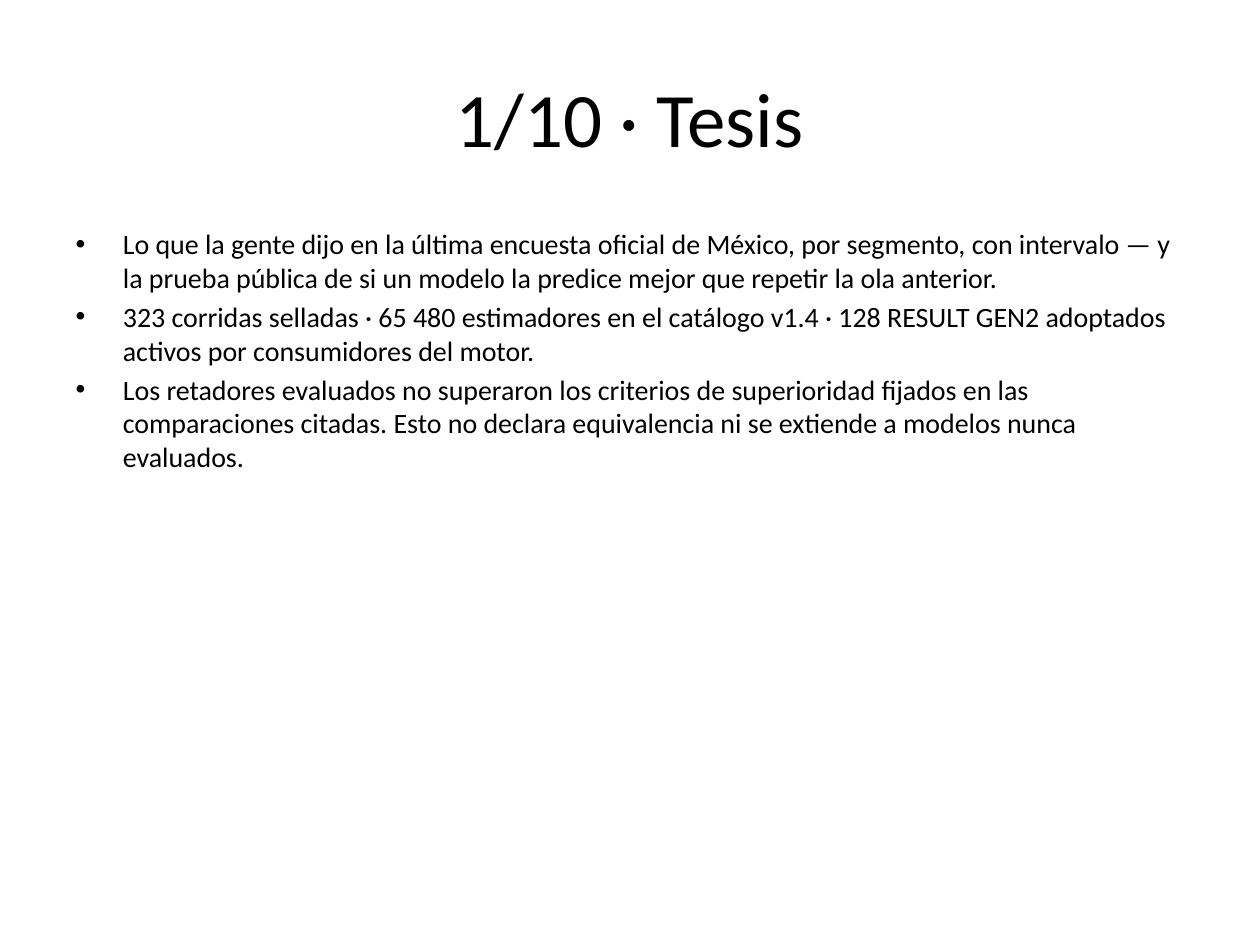
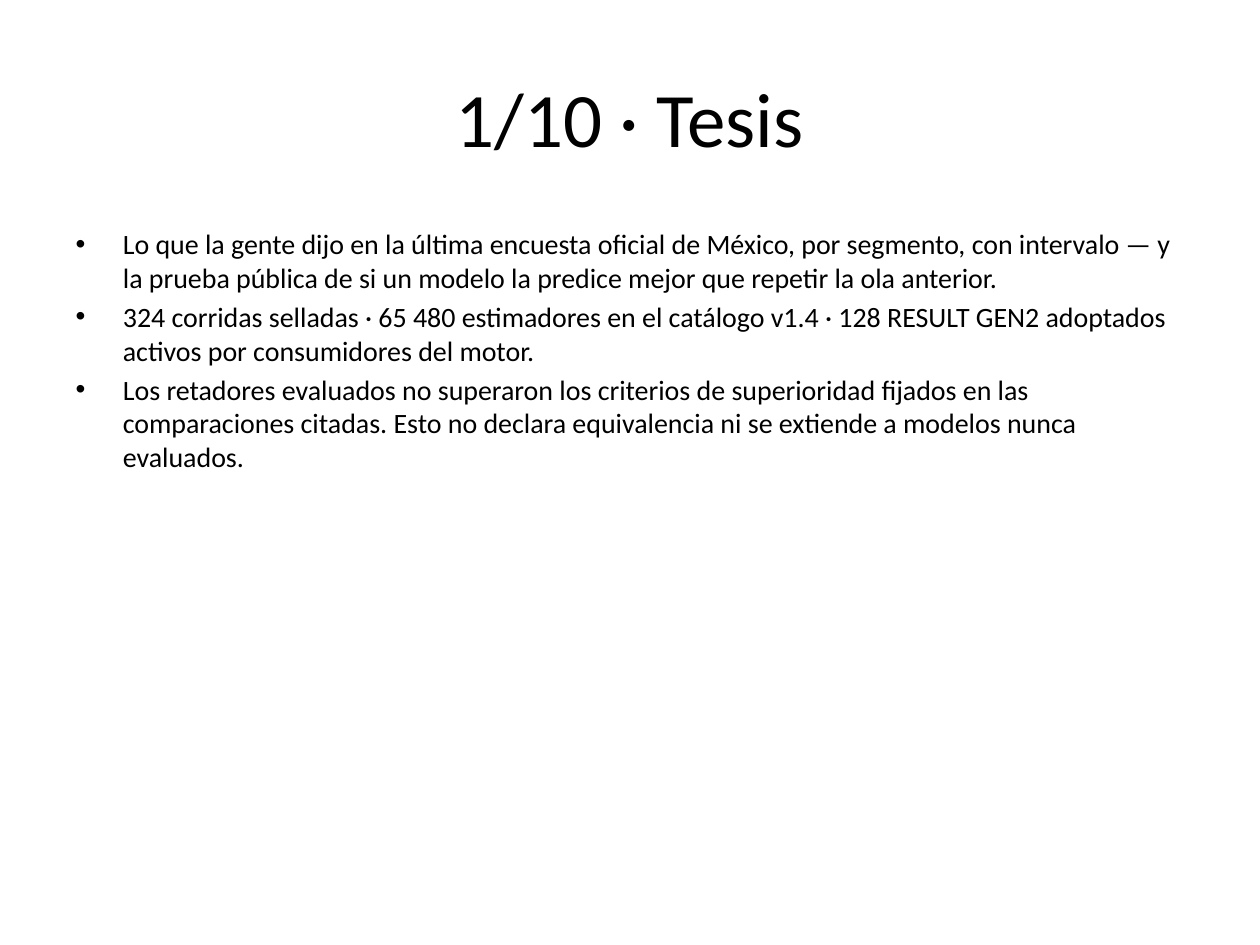
Before and after one commit to Josanoforo/Modelado-Mexicano, a slide deck: slide 2 of docs/deck.pptx. Drawn at 1260x945 pixels with LibreOffice and Linux fonts; fonts in the diff are those of the drawing. Boxes give left, top, right and bottom in pixels: in the first picture for what was removed or moved away, otherwise in the second. Text is boxed around its words. In the diff, an @@ line names an element or a change of style, - is before the commit and + after.

```diff
--- a/docs/deck.pptx
+++ b/docs/deck.pptx
@@ text at bbox=[123, 307, 1166, 366]: text changed @@
-• 323 corridas selladas · 65 480 estimadores en el catálogo v1.4 · 128 RESULT GEN2 adoptados activos por consumidores del motor.
+• 324 corridas selladas · 65 480 estimadores en el catálogo v1.4 · 128 RESULT GEN2 adoptados activos por consumidores del motor.
```
Also in this commit, not shown: 9 other files.
